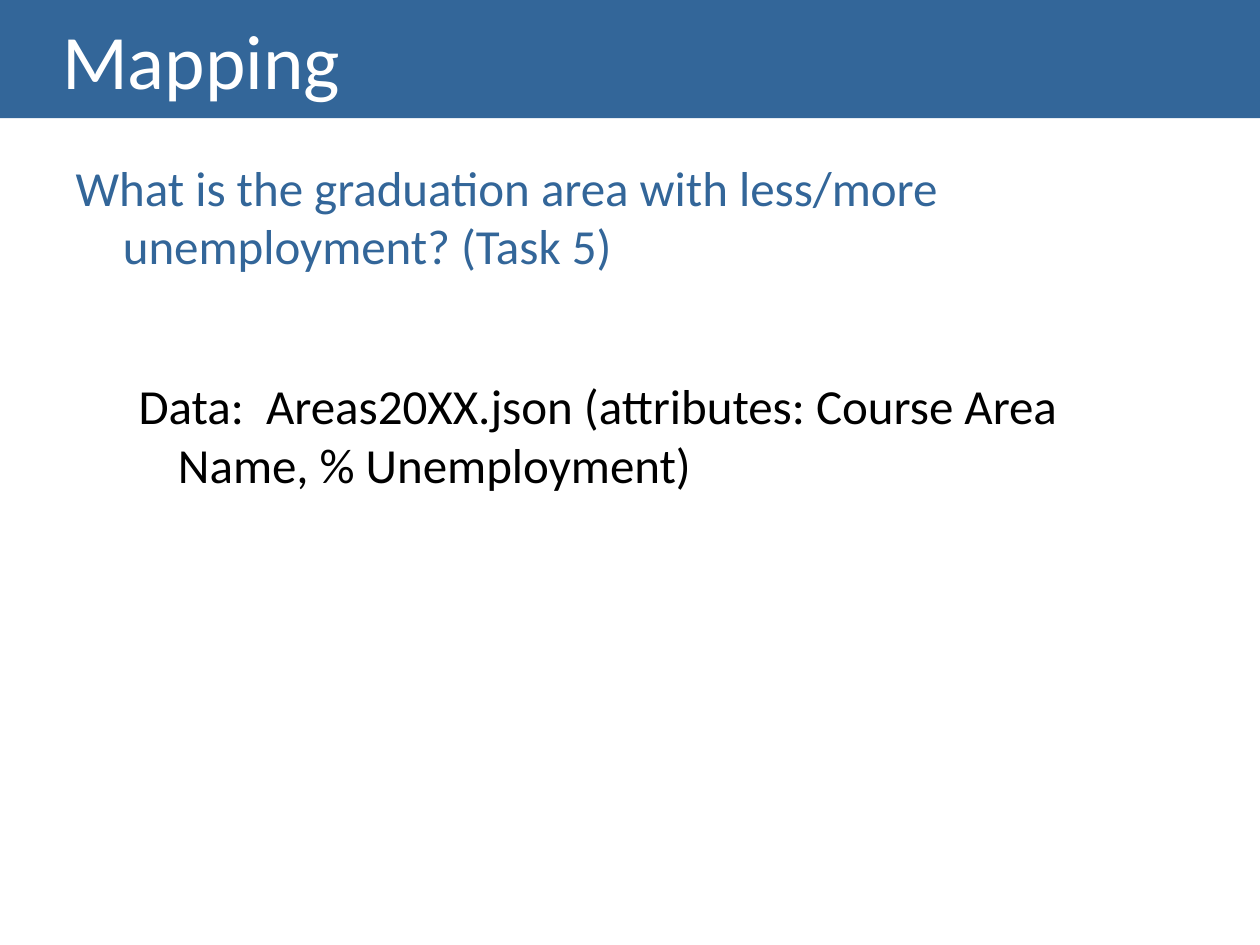
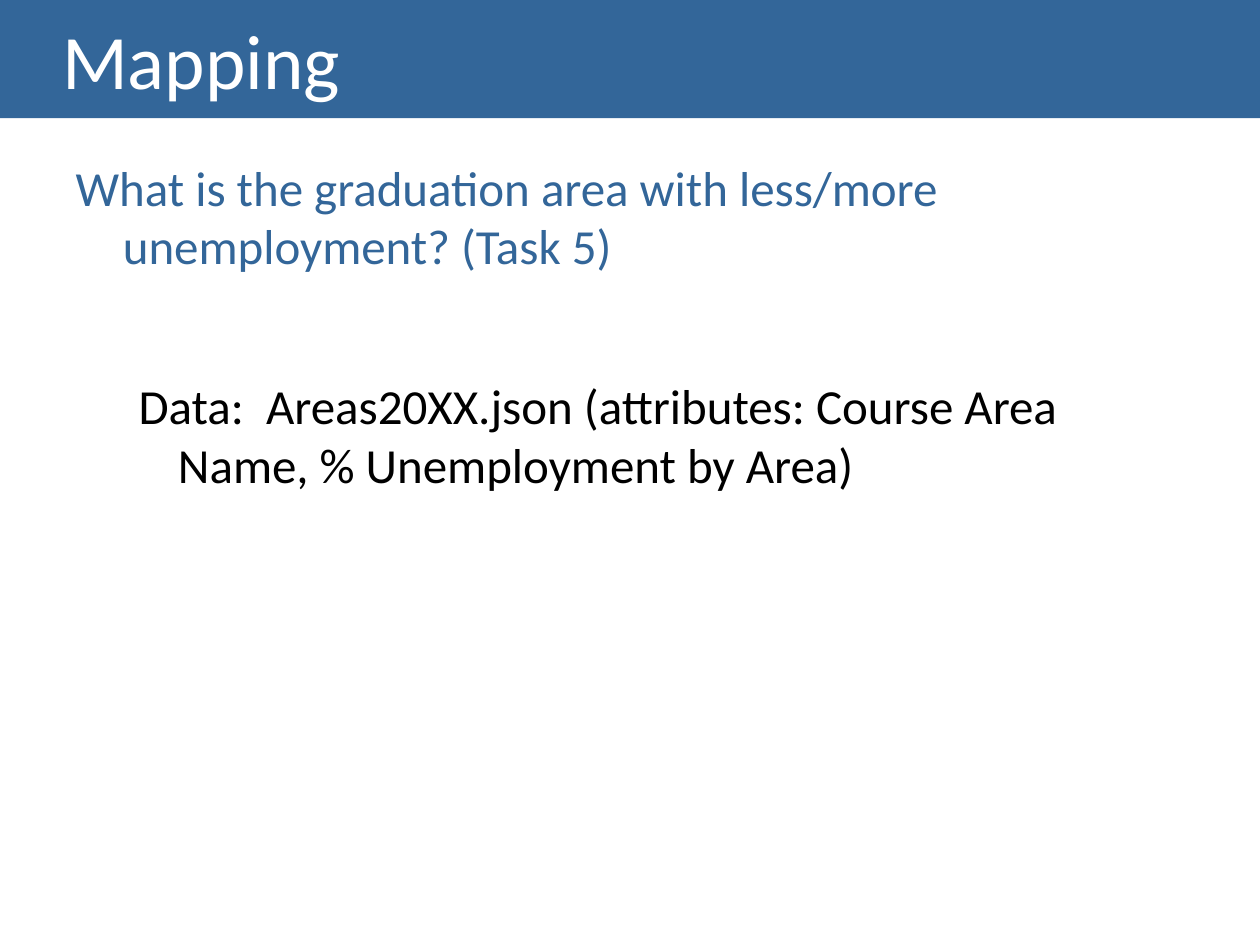
Before and after one commit to Strabox/Higher-Education-Unemployment-Portugal, a slide deck: slide 20 of II-Checkpoint/II-Checkpoint Presentation.pptx. Drawn at 1260x945 pixels with LibreOffice and Linux fonts; fonts in the diff are those of the drawing. Boxes give left, top, right and bottom in pixels: in the first picture for what was removed or moved away, otherwise in the second. Text is boxed around its words. In the diff, an @@ line names an element or a change of style, - is before the commit and + after.

```diff
--- a/II-Checkpoint/II-Checkpoint Presentation.pptx
+++ b/II-Checkpoint/II-Checkpoint Presentation.pptx
@@ text at (139, 388, 1057, 491): text changed @@
-  Data: Areas20XX.json (attributes: Course Area Name, % Unemployment)
+  Data: Areas20XX.json (attributes: Course Area Name, % Unemployment by Area)
```
Also in this commit, not shown: 1 other slide changed, 3 other files.
